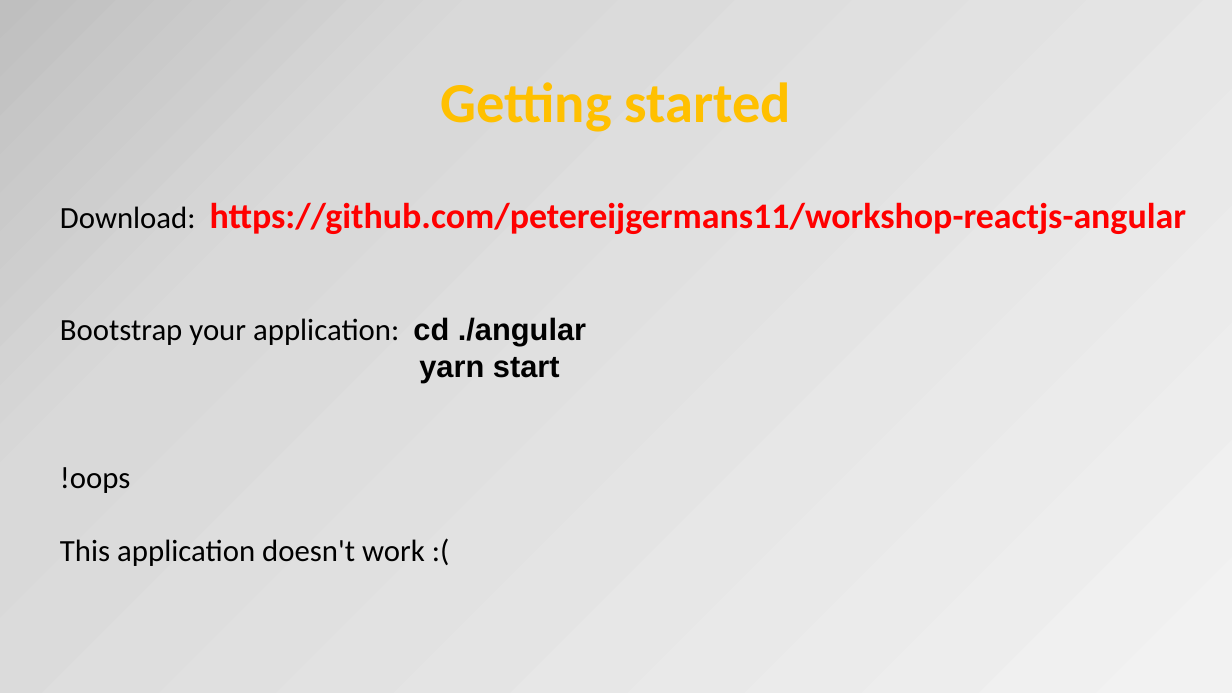
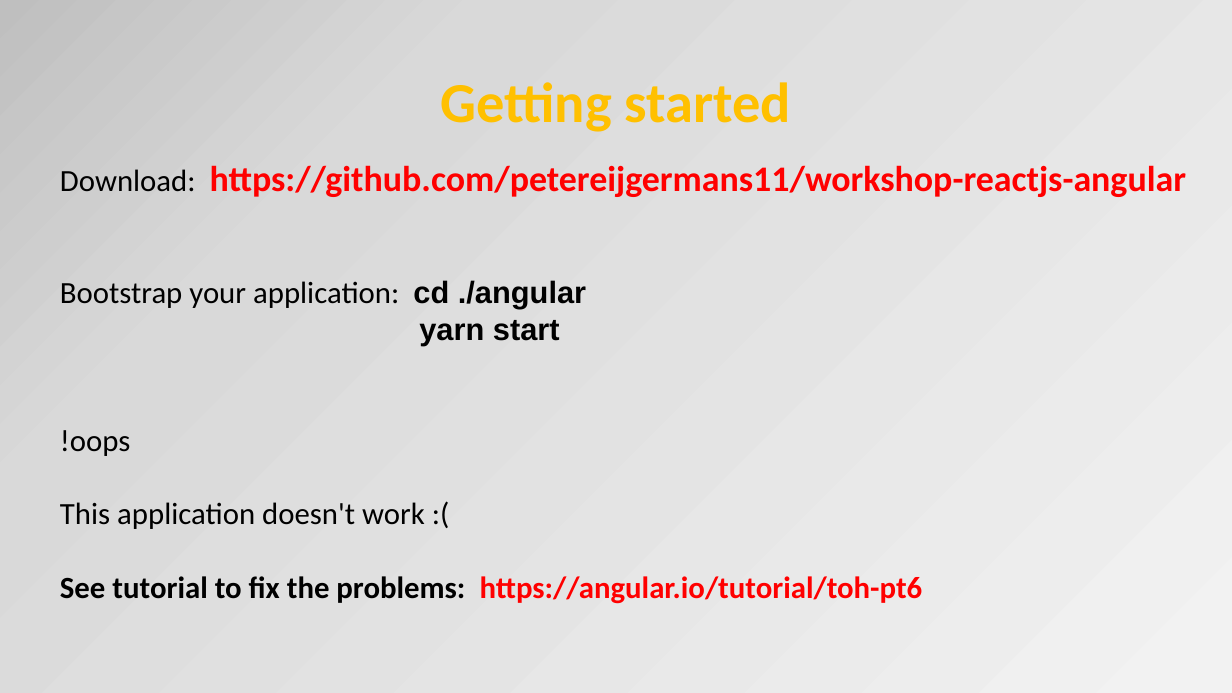
Before and after one commit to petereijgermans11/frontend-cursus, a slide deck: slide 31 of frontend-cursus/ 8 - Angular.pptx (slide 28 before the commit). Drawn at 1232x693 pixels with LibreOffice and Linux fonts; fonts in the diff are those of the drawing. Boxes give left, top, right and bottom in pixels: in the first picture for what was removed or moved away, otherwise in the second. Text is boxed around its words. In the diff, an @@ line names an element or a change of style, - is before the commit and + after.

Commit message:
ppt angular en react updated

```diff
--- a/frontend-cursus/ 8 - Angular.pptx
+++ b/frontend-cursus/ 8 - Angular.pptx
@@ text "Download: https://github.com/petereijgermans11/workshop-reac ..." moved from (x1=60, y1=202, x2=1186, y2=566) to (x1=60, y1=165, x2=1186, y2=604) @@
@@ text at (x1=60, y1=576, x2=923, y2=604): paragraph added @@
+See tutorial to fix the problems: https://angular.io/tutorial/toh-pt6
```
Also in this commit, not shown: 8 other slides changed, 4 slides added, 1 slide removed, 10 other files.
